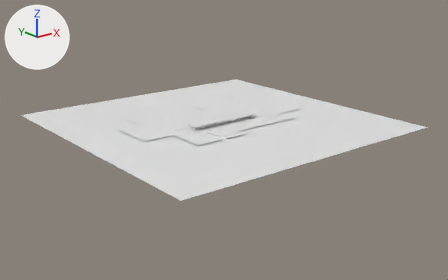
Two versions of the OBJ model models/levels/abandoned_city/level2/level2_visual_no_shadows.obj, one commit apart.
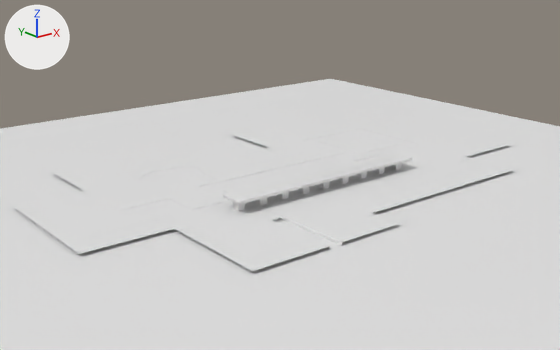
Old and new are each drawn whole from a 50 mm lens placed at (-732.0, -989.0, 366.0), pointed at (83.0, 29.0, -41.0) and again close up from a 50 mm lens placed at (-304.0, -400.0, 187.0), pointed at (69.0, 67.0, 0.0). Every picture has the same lights, and +X, +Y and +Z are marked at upper left. Where no turn or scale is listed for an object, it has been applied to the vertices. Vertices at the same position are counted once.

In view in the first close-up: 'nature_:)', 'pillar', 'roadmap', 'sidewalk'.
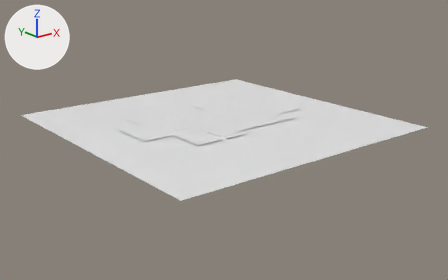
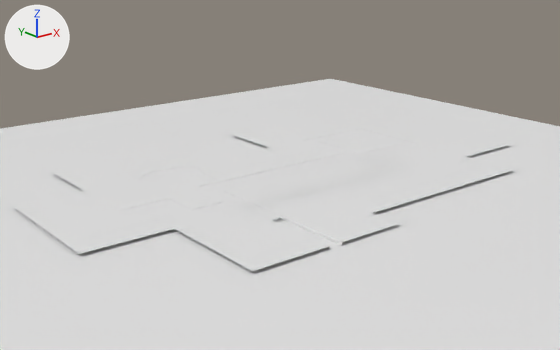
Pixel boxes (x1, y1, x2, y2) of what changed, in the close-ups (560 x 350 px):
'pillar', deleted
    before: (233, 163, 402, 211)
part 1 of me_roadmap, deleted
    before: (223, 152, 412, 204)

The edits, one by one:
me_roadmap has 87 vertices, 63 faces and spans x -72.0..228.0, y -13.0..136.0, z -2.0..10.0.
me_roadmap is used by ob_roadmap; location (0.0, 0.0, 0.0).
me_roadmap part 1: the loose piece of 46 vertices spanning x -13.0..163.0, y 10.0..61.0, z -2.0..10.0 is deleted.
Object 'pillar' (ob_pillar) is deleted.
